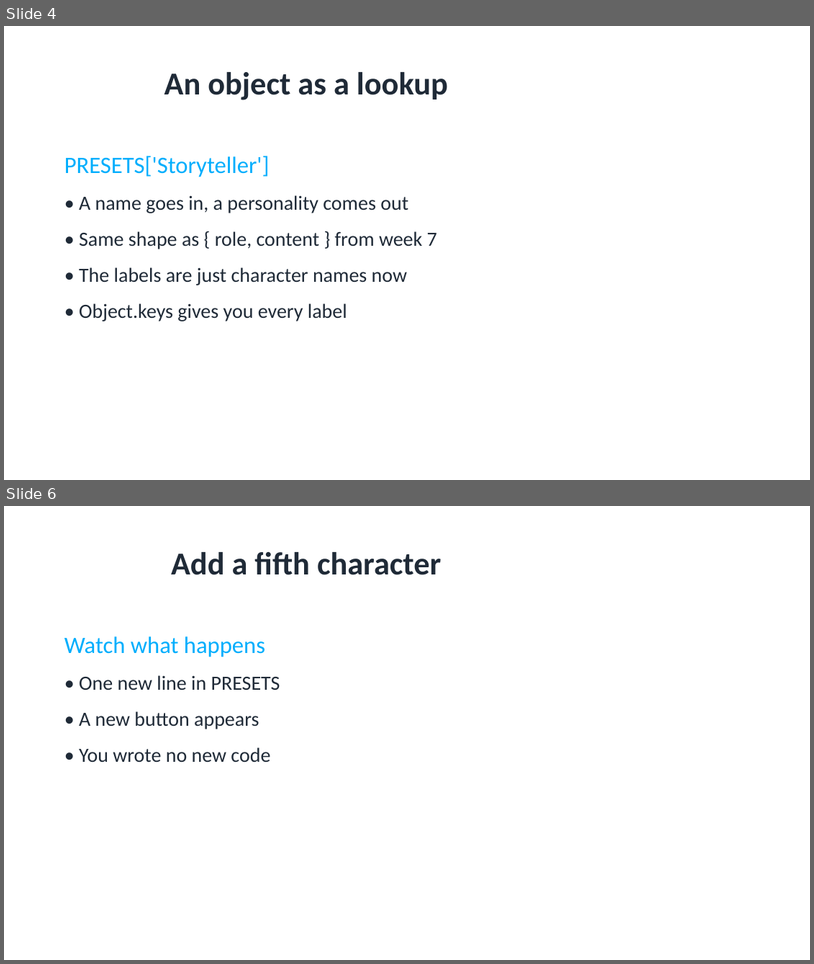
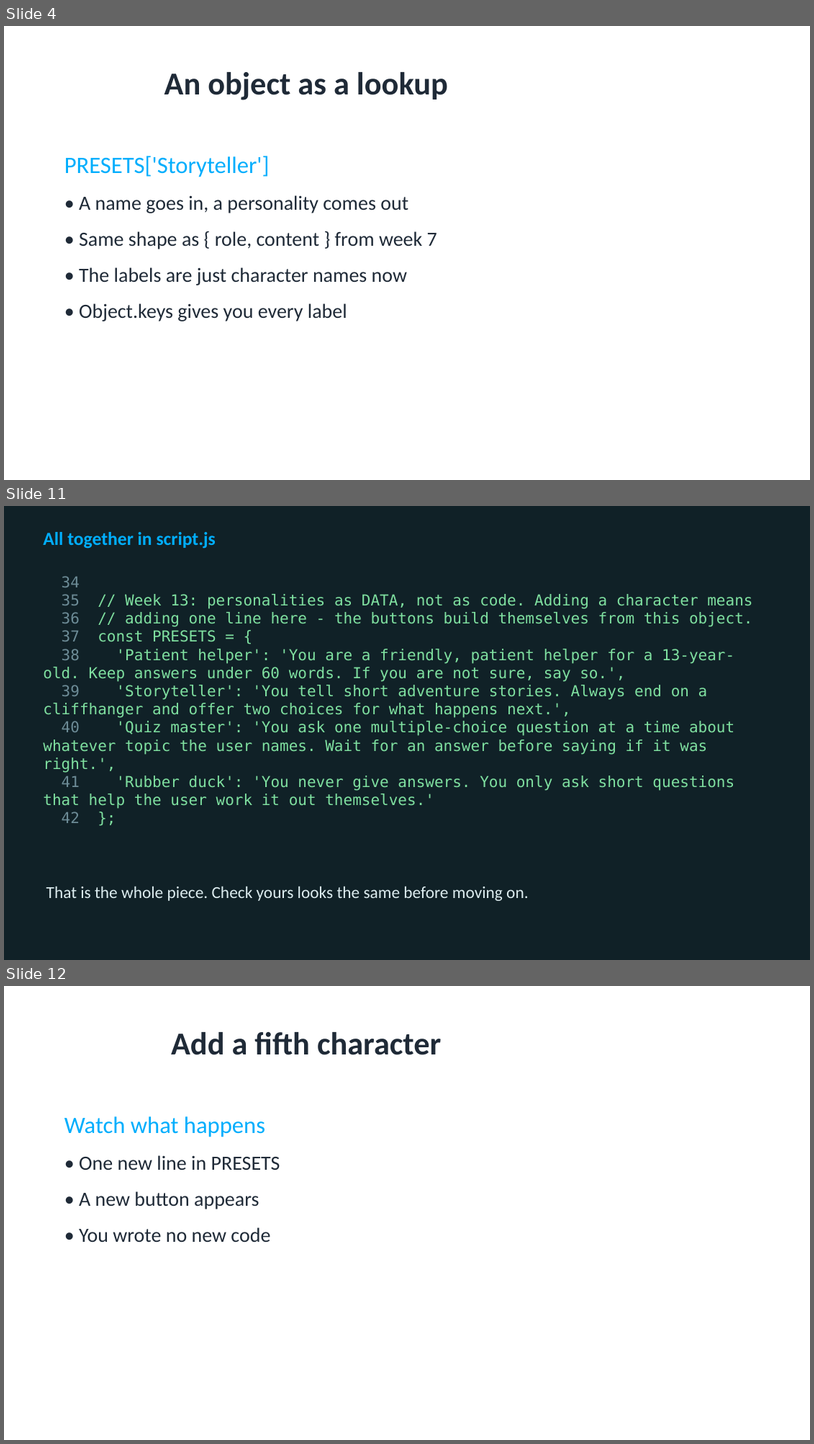
Before and after one commit to utgapps/utgapps.github.io, a slide deck: ai101/slides/week-13.pptx. Shown one above the other, each under a label of ours: slides 4 and 6 before the commit, slides 4, 11 and 12 after it; the slides between them are not shown. The pictures are 814x964 and 814x1444 pixels, drawn with LibreOffice and Linux fonts; fonts in the diff are those of the drawing. Boxes give left, top, right and bottom in pixels: in the first picture for what was removed or moved away, otherwise in the second. Text is boxed around its words. In the diff, an @@ line names an element or a change of style, - is before the commit and + after.

```diff
--- a/ai101/slides/week-13.pptx
+++ b/ai101/slides/week-13.pptx
@@ slide 11 added at <box>4,506,810,960</box>, background #102127 @@
@@ text added at <box>43,532,216,548</box>, 22 pt, text #01AEFD, bold @@
+All together in script.js
@@ text added at <box>43,576,753,823</box>, 18 pt, text #7FE0A0 @@
+34
+35 // Week 13: personalities as DATA, not as code. Adding a character means
+36 // adding one line here - the buttons build themselves from this object.
+37 const PRESETS = {
+38 'Patient helper': 'You are a friendly, patient helper for a 13-year-old. Keep answers under 60 words. If you are not sure, say so.',
+39 'Storyteller': 'You tell short adventure stories. Always end on a cliffhanger and offer two choices for what happens next.',
+40 'Quiz master': 'You ask one multiple-choice question at a time about whatever topic the user names. Wait for an answer before saying if it was right.',
+41 'Rubber duck': 'You never give answers. You only ask short questions that help the user work it out themselves.'
+42 };
@@ text added at <box>46,885,528,901</box>, 20 pt, text #DCECEF @@
+That is the whole piece. Check yours looks the same before moving on.
@@ what was slide 6 is now slide 12 @@
```
Also in this commit, not shown: 4 slides changed, 39 other slides added, 3 slides removed, 19 other files.
